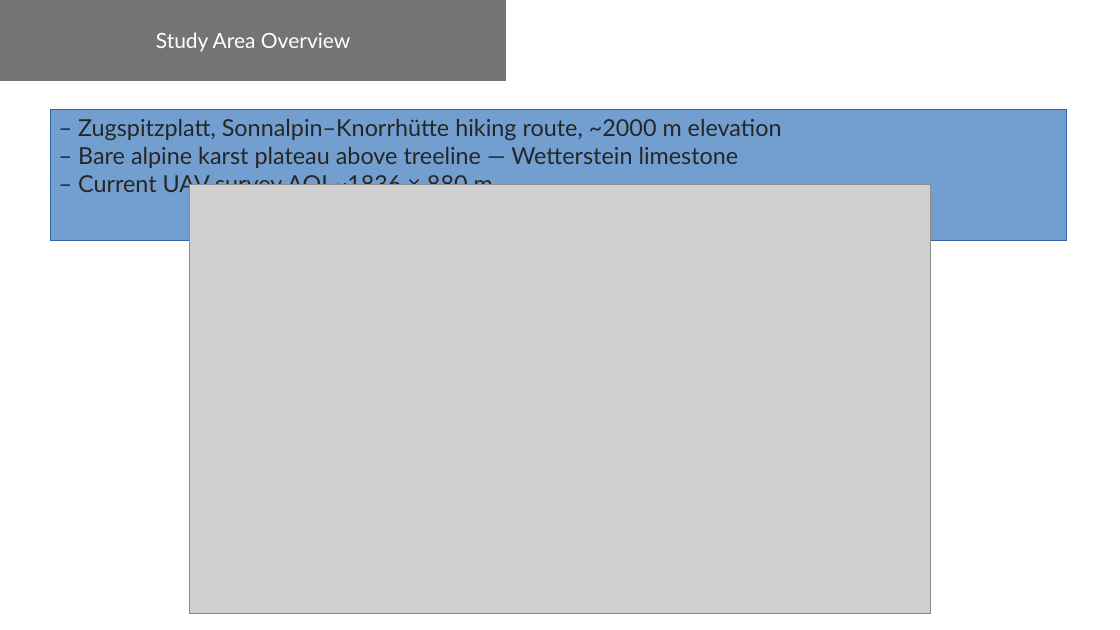
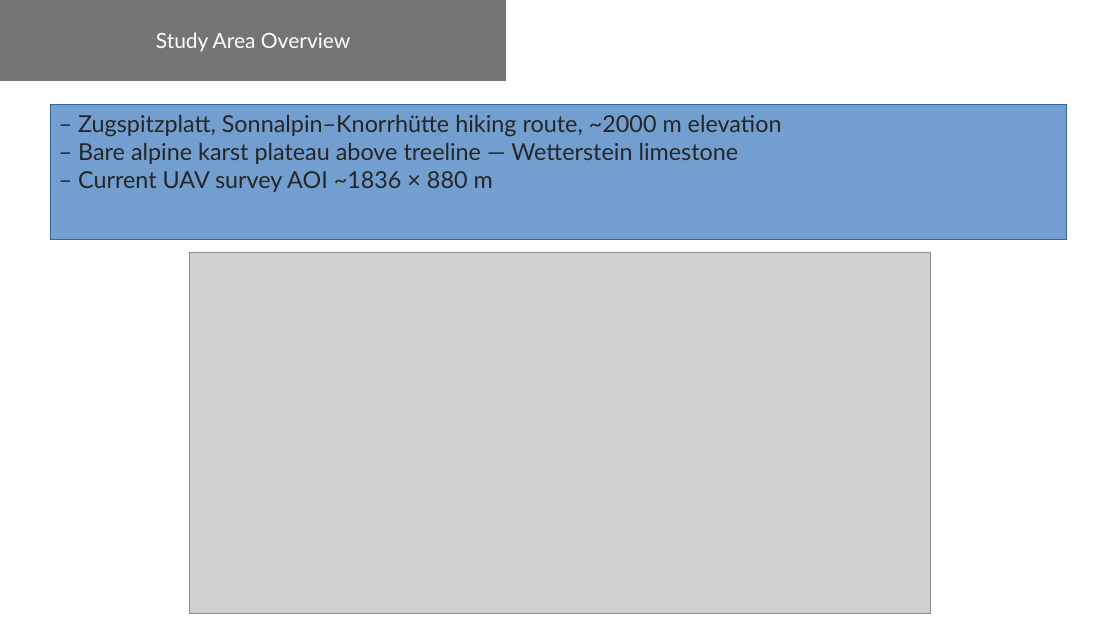
Before and after one commit to HannaZoe/Master_Thesis, a slide deck: slide 9 of fieldwork/presentation/Fieldwork_Zugspitze_Dolines.odp. Drawn at 1120x630 pixels with LibreOffice and Linux fonts; fonts in the diff are those of the drawing; grey boxes stand for pictures. Boxes give left, top, right and bottom in pixels: in the first picture for what was removed or moved away, otherwise in the second. Text is boxed around its words. In the diff, an @@ line names an element or a change of style, - is before the commit and + after.

Commit message:
Fix layout overflow/clipping on 3 slides, verified via PowerPoint COM render
Opened the file with PowerPoint (COM automation) to actually check
rendering instead of trusting the XML -- found text overlapping the
image on Detection Method Overview, a clipped bullet on Study Area
Overview, and a clipped reference on References Cited. Fixed geometry
and font sizing on all three, re-rendered to confirm.

```diff
--- a/fieldwork/presentation/Fieldwork_Zugspitze_Dolines.odp
+++ b/fieldwork/presentation/Fieldwork_Zugspitze_Dolines.odp
@@ rectangle "– Zugspitzplatt, Sonnalpin–Knorrhütte hiking route, ...": place and size @@
-rectangle "– Zugspitzplatt, Sonnalpin–Knorrhütte hiking route, ..." at [50, 109, 1067, 240]
+rectangle "– Zugspitzplatt, Sonnalpin–Knorrhütte hiking route, ..." at [50, 105, 1067, 239]
@@ picture: place and size @@
-picture at [190, 185, 931, 613]
+picture at [190, 252, 931, 613]
```
Also in this commit, not shown: 2 other slides changed.
